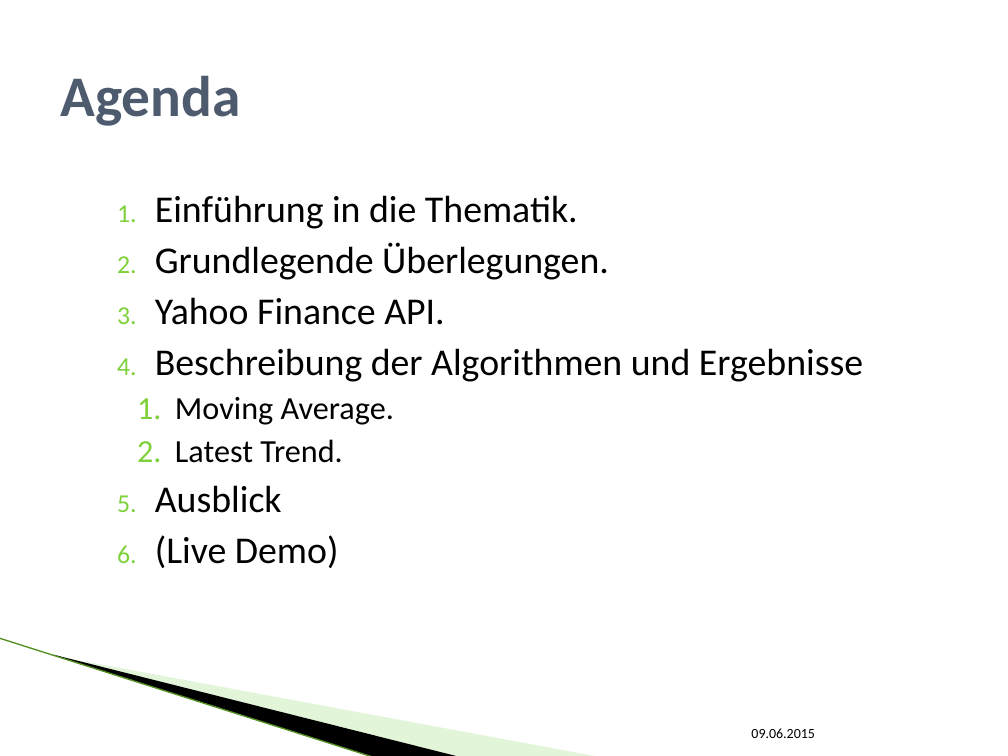
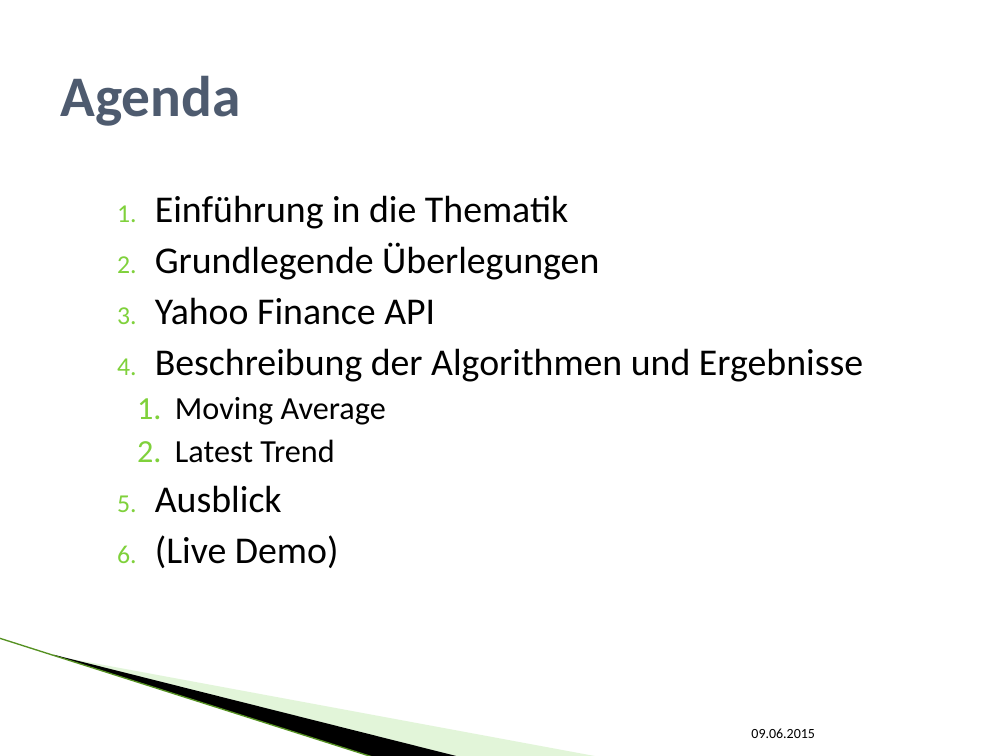
Before and after one commit to SEPSkyware6MM/StockForecast, a slide deck: slide 2 of ALR_Vortrag.pptx. Drawn at 1008x756 pixels with LibreOffice and Linux fonts; fonts in the diff are those of the drawing; background and template pictures are left out. Boxes give left, top, right and bottom in pixels: in the first picture for what was removed or moved away, otherwise in the second. Text is boxed around its words. In the diff, an @@ line names an element or a change of style, - is before the commit and + after.

```diff
--- a/ALR_Vortrag.pptx
+++ b/ALR_Vortrag.pptx
@@ text at [155, 195, 599, 325]: text changed @@
-1. Einführung in die Thematik.
-2. Grundlegende Überlegungen.
-3. Yahoo Finance API.
+1. Einführung in die Thematik
+2. Grundlegende Überlegungen
+3. Yahoo Finance API
@@ text at [175, 397, 386, 463]: text changed @@
-  1. Moving Average.
-  2. Latest Trend.
+  1. Moving Average
+  2. Latest Trend
```
Also in this commit, not shown: 8 other slides changed.
